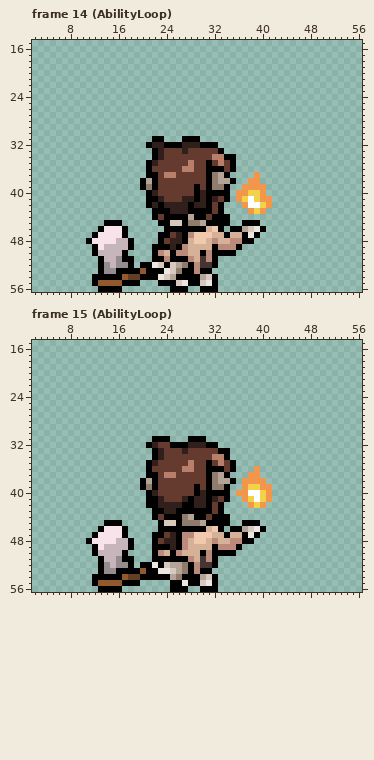
A pixel-art file gets an edit: art/BT/Mira/MiraBT.ase. This is how it looked before the edit.
57x57 pixels, 109 frames. Colours within 5 levels of each other are drawn and written as one. Shown: frame 14 (AbilityLoop): x 2..56, y 15..56; frame 15 (AbilityLoop): x 2..56, y 15..56. The commit also changed other frames, which this record leaves out.
The result:
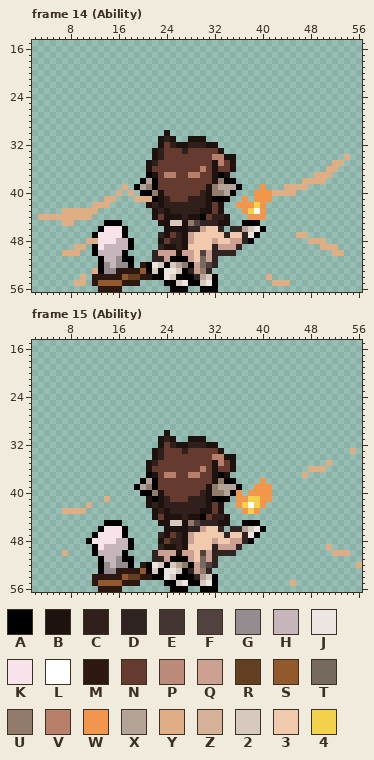
Palette (. is transparent): A #000000  B #1d120e  C #301f1a  D #2f2422  E #453532  F #51413f  G #948c8f  H #c6b6bb  J #ece6e2  K #f9e3ea  L #ffffff  M #2d1711  N #653b30  P #bc8a7b  Q #cca093  R #633f21  S #925a2c  T #76695e  U #917b6a  V #b87f6b  W #f2964b  X #b4a498  Y #e0ae84  Z #d5b198  2 #d8c9bf  3 #f1c9ad  4 #f2d24b
Changes in this commit:
--- frame 14 (Ability), layers "Fire", "Aura", "Base"
@@ x 2..56 @@
 29 .......................................................
-30 .......................................................
-31 ....................AA...AAA...........................
-32 ...................ACCAAACCCAAA........................
-33 ....................ACNNNCNNNNNA.......................
-34 ....................ACNNNNNNNNVVAA.....................
-35 ...................ACNNNNNVNNANVNA.....................
-36 ...................ANNNNNVVNNAAANA.....................
-37 ...................AANVVNNNNNAUXA....W.................
-38 ..................AXANNNNNNNNAUXXA..WW.................
-39 ..................AUANNNNNNANAUUA..WWWW................
-40 ...................ACNNNNNNACAAAA.WW44W................
-41 ...................AACNNNCCACACNA.W4L4WW...............
-42 ...................ACACCCCACCANA...WLL4W...............
-43 ....................AAACCCAAAANA....W4W................
-44 ....................ANAAAAXAANAAA......................
-45 ............AAA......AA22AUUXAAAA..AAA.................
-46 ...........AKKKA......AAAAAAAZ3A.AAX2JA................
-47 ..........AKKKKA.....AANCAP333ZZAZZAJA.................
-48 .........AKKKKHHA....ANCCAZ33ZPZZPPAA..................
-49 ..........AKHHHHA...AAACAPZZZZAPPPA....................
-50 ..........AHHHHA....APZAPPZZAPAAAA.....................
-51 ...........AHHGAA...AAPAAAPZEPA........................
-52 ...........AGHGGA.AAJ2A2XUAPEEA........................
-53 ...........AGGAAAASAAAJ2UAAPAA.........................
-54 ..........AAAAASRRAAAJ2XAAAAX2A........................
-55 ..........ASSSSAAA...AAA2JAA2JA........................
-56 ...........AAAA........AAA..AAA........................
+30 ......................B................................
+31 .....................BCB..BBB..........................
+32 .....................BNCBBCCCBB........................
+33 ....................BCNNNCNNNNNB.......................
+34 ....................BCNNNNNNNNVVBB..................Y..
+35 ...................BCNNNNNNNNNBVNB................YY...
+36 ...................BNNNNNNNNVNBNNB...............YY....
+37 ...................ABNVVNNVVNNBAB..............YYY.....
+38 ..................AXANNNNNNNNNBUAA...........YYYY......
+39 ...............Y.AXUANNNNNNNNBUXXXA...W...YYYY.........
+40 ..............Y.Y.AAUBNNNNNNCBUUXA...WWWYYYY...........
+41 ............YY...YYYABCNNNCCCBAAA..W.WWW...............
+42 ..........YYY......BCBCCCCCCCBNB..WWW4W................
+43 .....YYYYYY.........BCBCCCCCBBNB...W4LW................
+44 .YYYYYYYYY..........BNBBBCBBANCCB...WWW................
+45 .....YY.....AAA......BB22BUFDDDBB..AAA.................
+46 ...........AKKKA......BBBBDDQ33D.DDX2JA................
+47 ..........AKKKKA.....DBNCBQ33333D33DJA......YY.........
+48 .........YYKKKHHA....BNCCBQ333Q33QQDA.........YYY......
+49 .......YY.AKHHHHA....DBBCB3333DQQQD.............YYY....
+50 .....YYY..AHHHHA....DQQQBQQ3FQDDDD................YY...
+51 ...........AHHGAA...DDQAAAQ3TQD........................
+52 ...........AGHGGA.MAJ2A2XUAQTFD........................
+53 ..........YAGGMMMMSA2AJJ2ADQUD.........................
+54 ........Y.MMMMMSRRMMAAJ2AAADX2A........Y...............
+55 .......YY.MSSSSMMM....AA2JAA2JA.........YYY............
+56 ...........MMMM........AAA..AAA........................
--- frame 15 (Ability), layers "Fire", "Aura", "Base"
@@ x 2..56 @@
 29 .......................................................
-30 .......................................................
-31 ....................AAA...AAA..........................
-32 ...................ACNNAAACCCAA........................
-33 ....................ACNNNCNNNNNAA......................
-34 ....................ACNNNNNNNNVVA......................
-35 ...................ACNNNNNVNNANVNA.....................
-36 ...................ANNNNNVVNNAAANA...W.................
-37 ...................AANVVNNNNNAUXA...WW.................
-38 ..................AXANNNNNNNNAUXXA.WWWW................
-39 ..................AUANNNNNNANAUUA..W44WW...............
-40 ...................ACNNNNNNACAAAA.WWLL4W...............
-41 ...................AACNNNCACCACNA..W4L4W...............
-42 ...................AACCCCAACCANA....W4W................
-43 ....................AACCAAAAAANA.......................
-44 ....................ANAAAUXAANAAA......................
-45 ............AAA......A22AUUUXAAAA..AAA.................
-46 ...........AKKKA.....AAAAAAAAZ3A.AAX2JA................
-47 ..........AKKKKA....AANCAPP333ZZAZZAJA.................
-48 .........AKKKKHHA...ANCCAPZ33ZPZZPPAA..................
-49 ..........AKHHHHA...AAACAPZZZZAPPPA....................
-50 ..........AHHHHA....APZAPZZZAPAAAA.....................
-51 ...........AHHGAA...AAAAAAPZEPA........................
-52 ...........AGHGGA.AAJA2XXUAPEEA........................
-53 ...........AGGAAAASAAJJ2XUAPAA.........................
-54 ..........AAAAASRRAAAAAXUAAAX2A........................
-55 ..........ASSSSAAA.....AAJAA2JA........................
-56 ...........AAAA........AAA..AAA........................
+30 ......................B................................
+31 .....................BCB..BBB..........................
+32 .....................BNCBBCCCBB........................
+33 ....................BCNNNCNNNNNB.....................Y.
+34 ....................BCNNNNNNNNVVBB.....................
+35 ...................BCNNNNNNNNNBVNB...............Y.....
+36 ...................BNNNNNNNNVNBNNB............YYY......
+37 ...................ABNVVNNVVNNBAB............Y.........
+38 ..................AXANNNNNNNNNBUAA....W................
+39 .................AXUANNNNNNNNBUXXXA..WWW...............
+40 ..................AAUBNNNNNNCBUUXAW.WWWW...............
+41 ............Y......BABCNNNCCCBAAA.WW44WW...............
+42 .........Y.........BCBCCCCCCCBNB..W4L4W................
+43 .....YYYY...........BCBCCCCCBBNB...W4W.................
+44 ....................BNBBBCBBANCCB......................
+45 ............AAA......BB22BUFDDDBB..AAA.................
+46 ...........AKKKA......BBBBDDQ33D.DDX2JA................
+47 ..........AKKKKA.....DBNCBQ33333D33DJA.................
+48 .........AKKKKHHA....BNCCBQ333Q33QQDA..................
+49 ..........AKHHHHA....DBBCB3333DQQQD..............Y.....
+50 .....Y....AHHHHA....DQQQBQQ3FQDDDD................YYY..
+51 ...........AHHGAA...DDQAAAQ3TQD........................
+52 ...........AGHGGA.MAJ2A2XUAQTFD.......................Y
+53 ...........AGGMMMMSA2AJJ2ADQUD.........................
+54 ..........MMMMMSRRMMAAJ2AAADX2A........................
+55 ..........MSSSSMMM....AA2JAA2JA............Y...........
+56 ...........MMMM........AAA..AAA........................
Boxes around the changes in both pictures, in picture pixels (x1, y1, x2, y2):
changed: (38, 130, 350, 292)
changed: (62, 430, 266, 592)
added: (302, 448, 356, 478)
added: (326, 544, 362, 568)
added: (290, 580, 296, 586)
